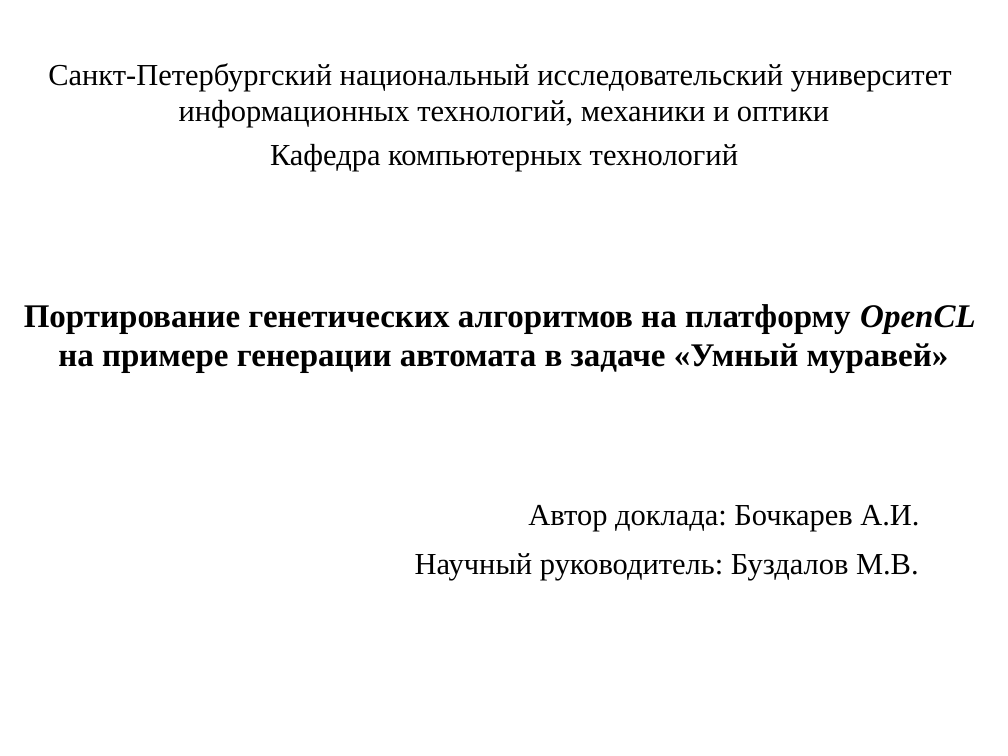
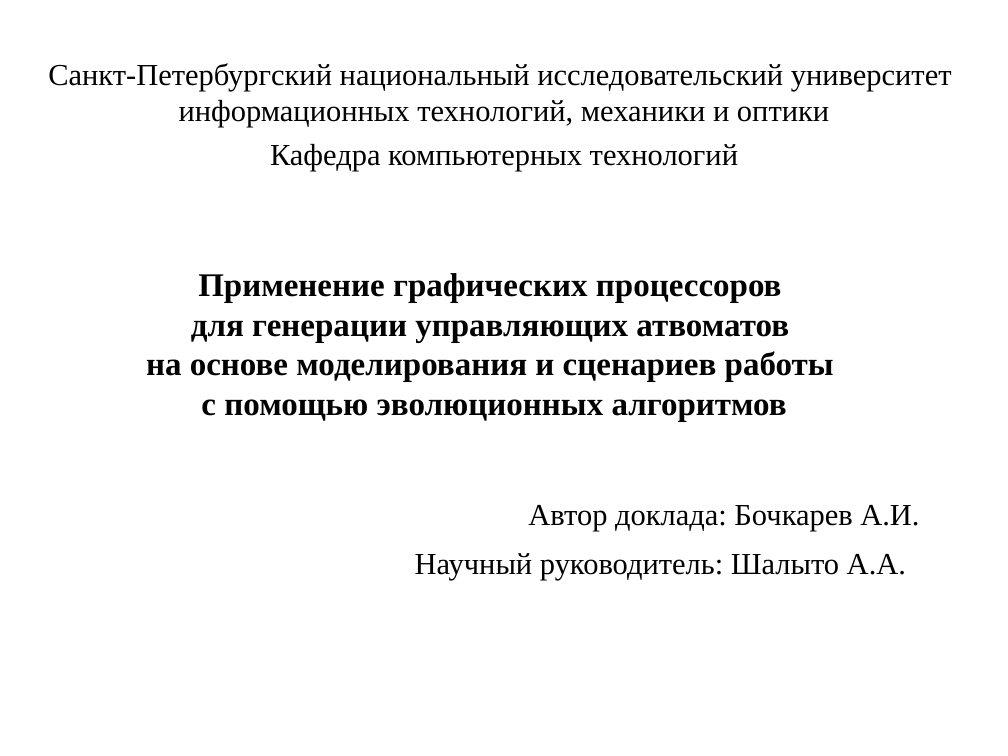
Before and after one commit to artem-bochkarev/master-work, a slide deck: slide 1 of Papers/Presentation.odp. Drawn at 1008x756 pixels with LibreOffice and Linux fonts; fonts in the diff are those of the drawing. Boxes give left, top, right and bottom in pixels: in the first picture for what was removed or moved away, otherwise in the second. Text is boxed around its words. In the diff, an @@ line names an element or a change of style, - is before the commit and + after.

```diff
--- a/Papers/Presentation.odp
+++ b/Papers/Presentation.odp
@@ text at <box>146,273,834,422</box>: text changed @@
-Портирование генетических алгоритмов на платформу OpenCL
-на примере генерации автомата в задаче «Умный муравей»
+Применение графических процессоров
+для генерации управляющих атвоматов
+на основе моделирования и сценариев работы
+с помощью эволюционных алгоритмов
@@ text at <box>415,553,906,581</box>: text changed @@
-Научный руководитель: Буздалов М.В.
+Научный руководитель: Шалыто А.А.
```
Also in this commit, not shown: 17 other slides changed, 8 slides added, 2 other files.
